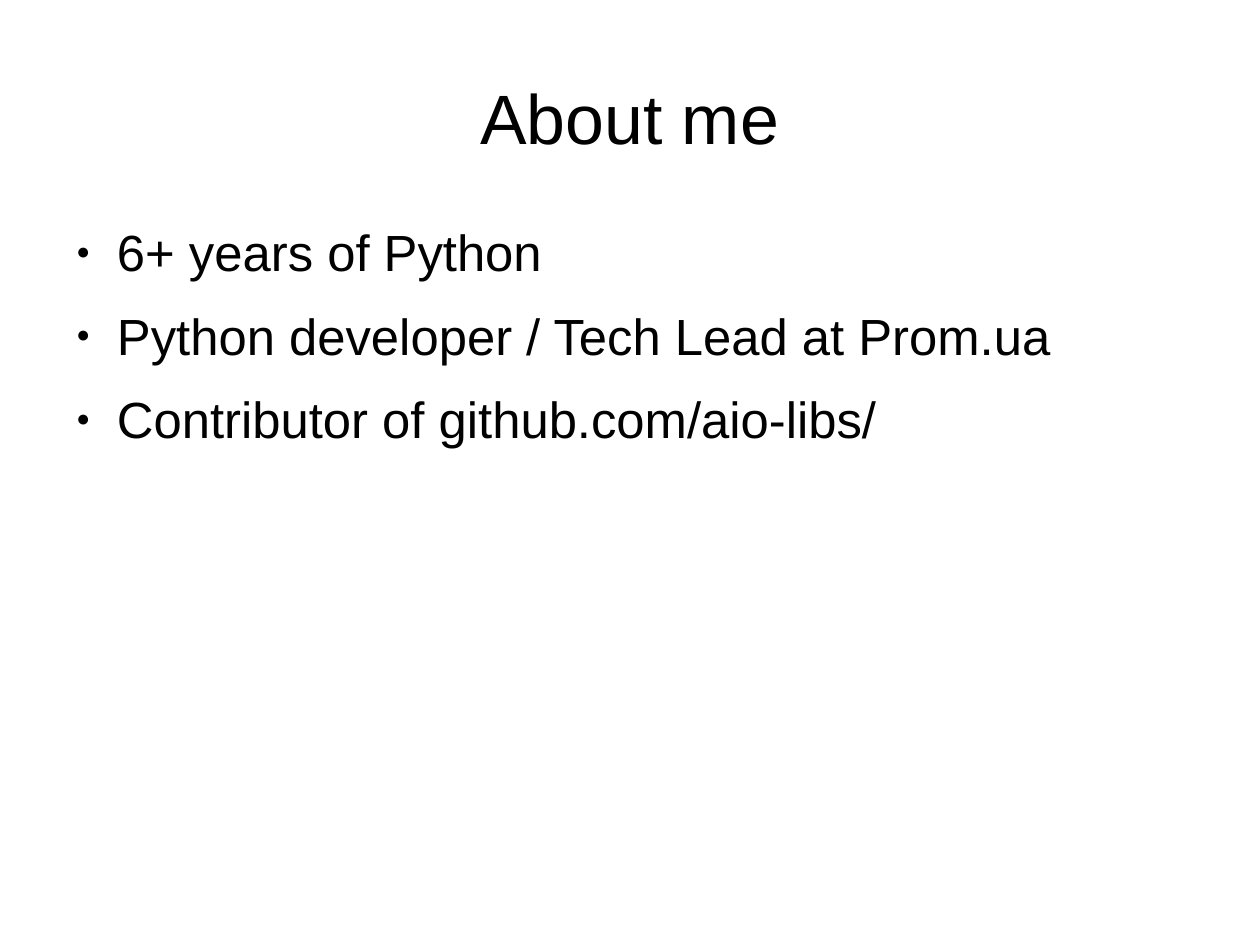
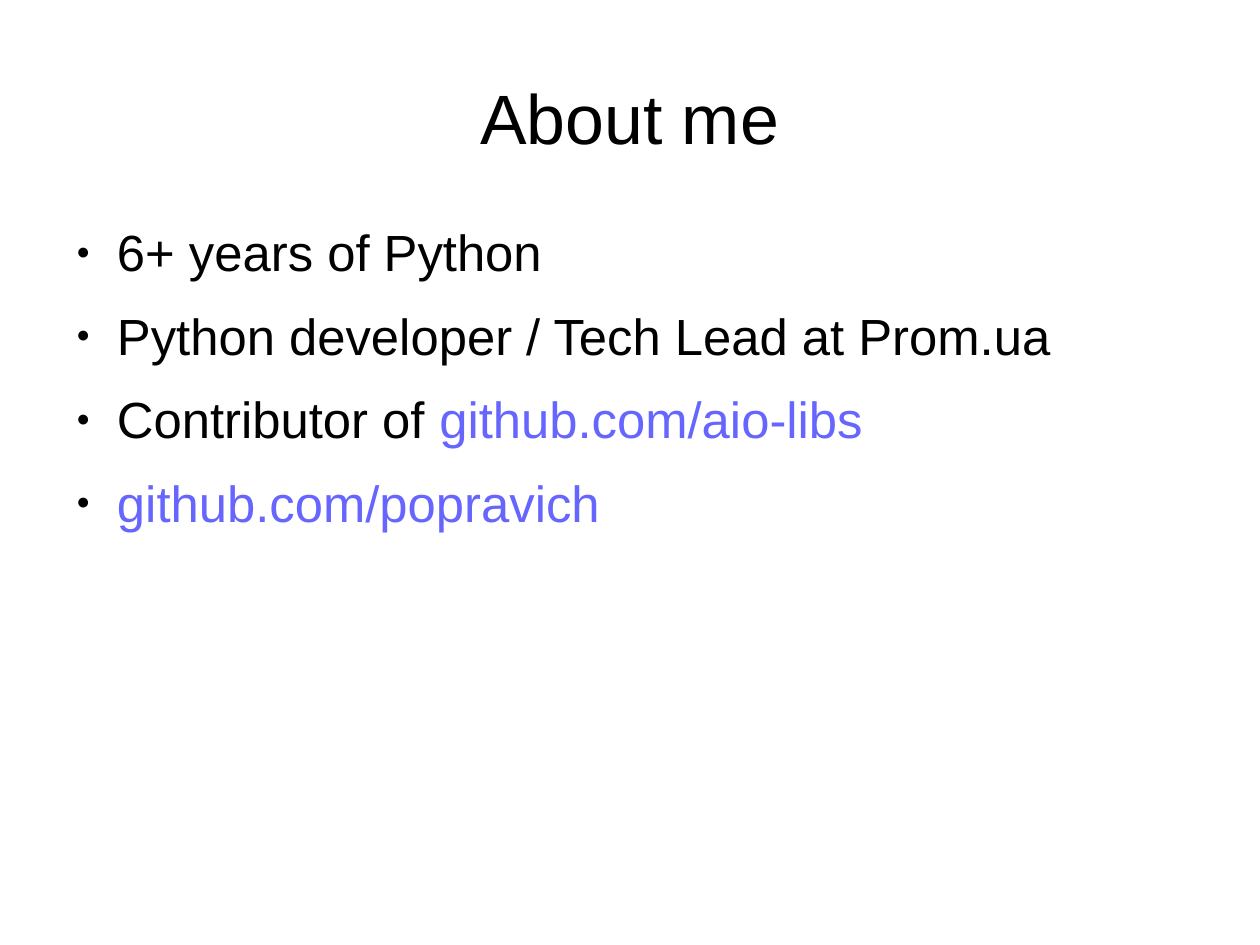
Before and after one commit to popravich/Kyiv.py, a slide deck: slide 2 of presentation.odp. Drawn at 1260x945 pixels with LibreOffice and Linux fonts; fonts in the diff are those of the drawing. Boxes give left, top, right and bottom in pixels: in the first picture for what was removed or moved away, otherwise in the second. Text is boxed around its words. In the diff, an @@ line names an element or a change of style, - is before the commit and + after.

Commit message:
lightning talk

```diff
--- a/presentation.odp
+++ b/presentation.odp
@@ text at (117,401,862,532): text changed; text colour #000000 to #6666FF @@
-● Contributor of github.com/aio-libs/
+● Contributor of github.com/aio-libs
+● github.com/popravich
```
Also in this commit, not shown: 1 other file.
